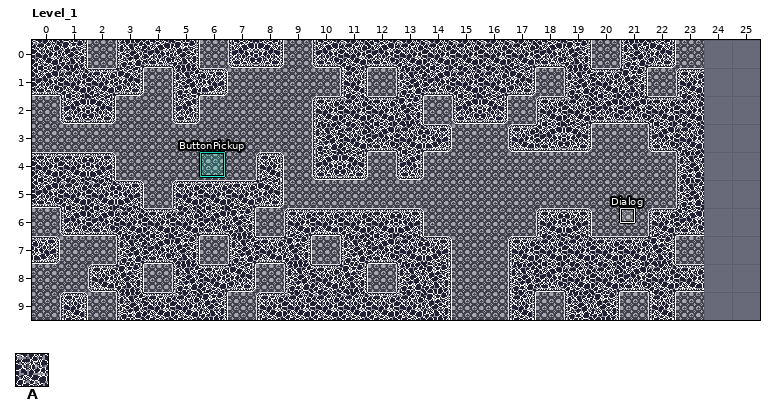
LDtk project, stored at src/assets/levels/Scott.ldtk. Above is the file before it was changed.
Cells are 32x32 px. Shown: Level_1 x 0..25, y 0..9. The old version is drawn lined up with the new one.
Key: from "Level": A 1.
_ is an empty cell.
Layer "Level" before, first column x 0:
 0 AA_AAA_AA_AAAAAAAAAA_AA___
 1 AAAA_AA____A_AAAAA_AAA_A__
 2 _AA__A____AAAA_AA_AAAAAA__
 3 __________AAAAA__AAA__AA__
 4 AAA_____A_AA_A_________A__
 5 AAAA_AAAA______________A__
 6 _AAAAAAA_AAAAA____AA__AA__
 7 A__AAA_AAA_AAAA__AAAAAA___
 8 __AA_AAA_AAA_AA__AAAAAAA__
 9 _A_AAAA_AAAAAAA__A_AA_A___
After:
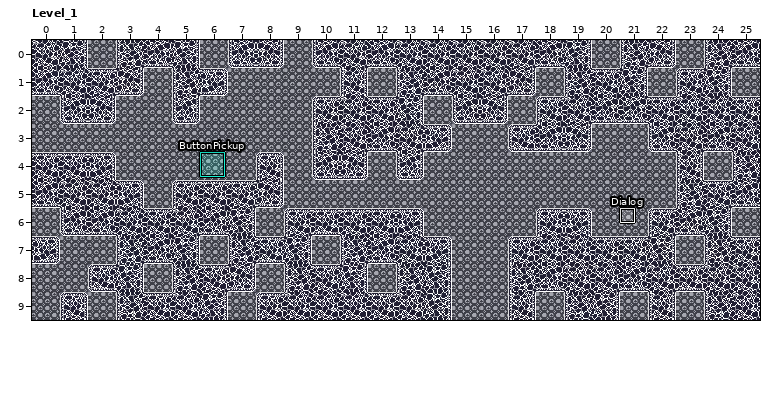
Change:
map size 24x10 -> 26x10 cells
Layer "Level":
The edit adds tile A in row 0 at x 24 to 25; in row 1 at x 24; in rows 2 to 3 at x 24 to 25; in row 4 at x 25; in row 5 at x 24 to 25; in row 6 at x 24.
The edit adds tile A in rows 7 to 9 at x 24 to 25.
